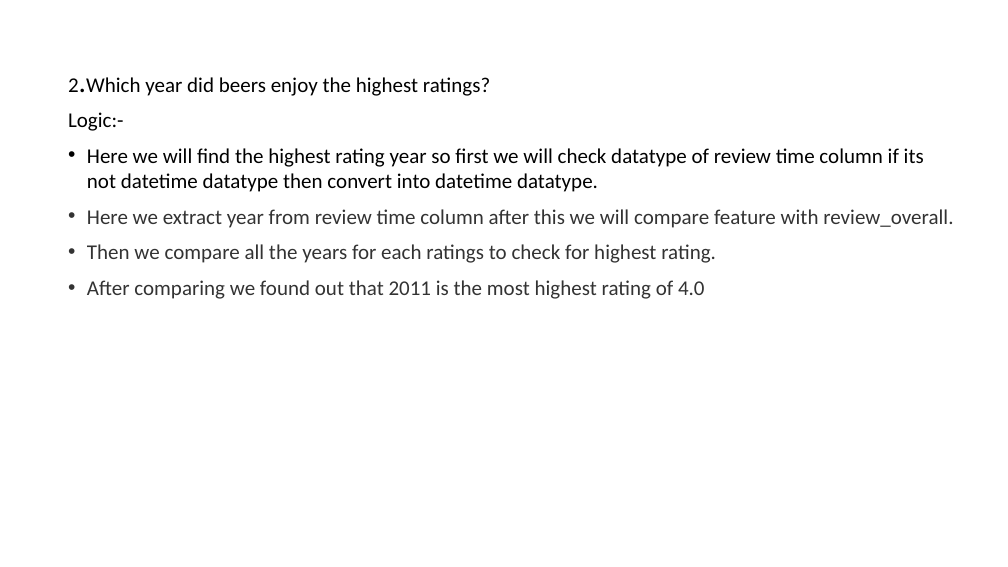
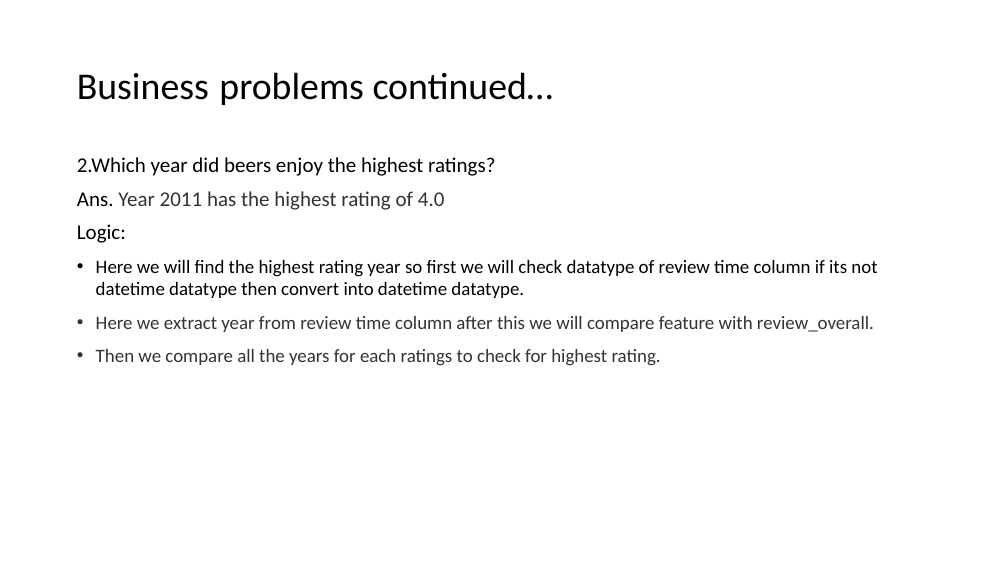
Before and after one commit to vaibhavt14/BeerReviewsAssessment, a slide deck: slide 5 of Summarization of beer reviews data analysis.pptx. Drawn at 1008x567 pixels with LibreOffice and Linux fonts; fonts in the diff are those of the drawing. Boxes give left, top, right and bottom in pixels: in the first picture for what was removed or moved away, otherwise in the second. Text is boxed around its words. In the diff, an @@ line names an element or a change of style, - is before the commit and + after.

Commit message:
Presentation of Beer review analysis

```diff
--- a/Summarization of beer reviews data analysis.pptx
+++ b/Summarization of beer reviews data analysis.pptx
@@ title added at [77,72,554,105], 36 pt, text #000000 @@
+Business problems continued…
@@ text "2.Which year did beers enjoy ...": place and size @@
-text "2.Which year did beers enjoy ..." at [68,77,953,299]
+text "2.Which year did beers enjoy ..." at [77,157,877,366]
@@ text at [77,157,877,366]: size 28 to 20 pt in "2.Which"; size 20 to 18 pt in "Here we will find the highest rating ...", "Here we extract year from review time ...", "Then we compare all the years for ..." @@
@@ text at [77,191,445,243]: text changed; text colour #000000 to #333333 @@
-Logic:-
+Ans. Year 2011 has the highest rating of 4.0
+Logic:
@@ text at [87,280,705,299]: paragraph removed @@
-• After comparing we found out that 2011 is the most highest rating of 4.0
```
Also in this commit, not shown: 8 other slides changed, 1 slide added.
